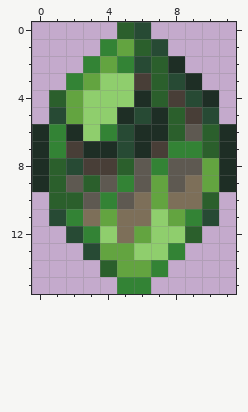
Two versions of one pixel-art sprite, Assets/Tiles/Magike/Lens/ForestLensTile_CrystallineMagike.png. That is the earlier state.
The file is 24x32 pixels, drawn in blocks of 2x2; one block is one cell here.
Once edited:
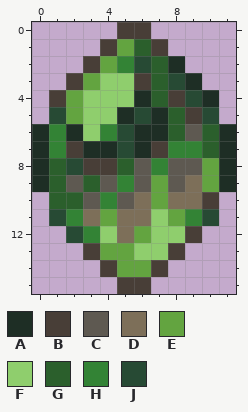
Palette (. is transparent): A #1e2e25  B #483e37  C #5e5951  D #7d6f59  E #63a440  F #8fce6d  G #2b5f2c  H #338335  J #274a34
The exact change:
@@ x 0..11 @@
- 0 .....GJ.....
- 1 ....HEGJ....
- 2 ...HEHJGA...
- 3 ..HEFFBGJA..
- 4 .GEFFFAGBJA.
+ 0 .....BB.....
+ 1 ....BEGB....
+ 2 ...BEHJGA...
+ 3 ..BEFFBGJA..
+ 4 .BEFFFAGBJA.
  5 .JEFFAJAGBJ.
@@ x 0..11 @@
  9 AGCGCHCECDEA
-10 .GGCHCDEDDG.
+10 .GGCHCDEDDB.
 11 .JHDEDDFEHJ.
-12 ..JHFDEFFG..
-13 ...JEEFFH...
-14 ....GEEH....
-15 .....HH.....
+12 ..JHFDEFFB..
+13 ...BEEFFB...
+14 ....BEEB....
+15 .....BB.....
Where, in picture pixels (left, top, right, bottom), the same in both pictures:
changed: (49, 22, 168, 107)
changed: (83, 192, 219, 294)
